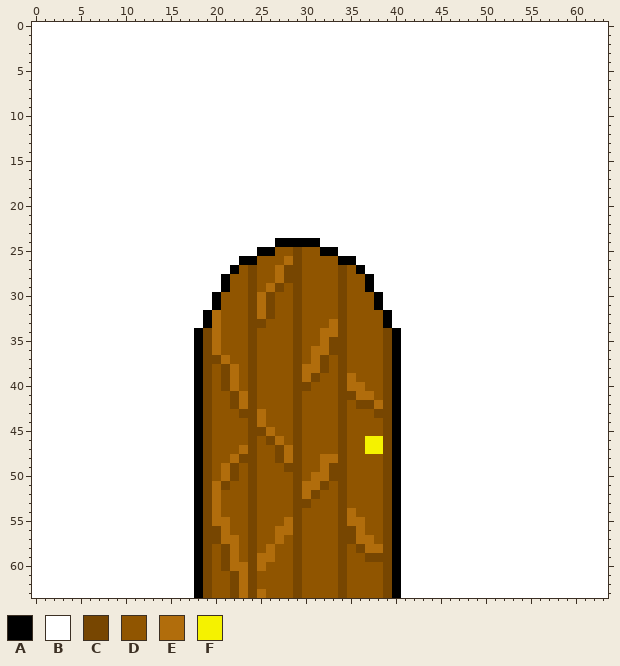
Two states of a pixel-art sprite, Texture/Niveaux 1/Porte.png. Above: the version before the commit.
The file is 64x64 pixels.
Palette (. is transparent): A #000000  B #ffffff  C #774601  D #905500  E #b16d0c  F #f5f200
The same view after the edit:
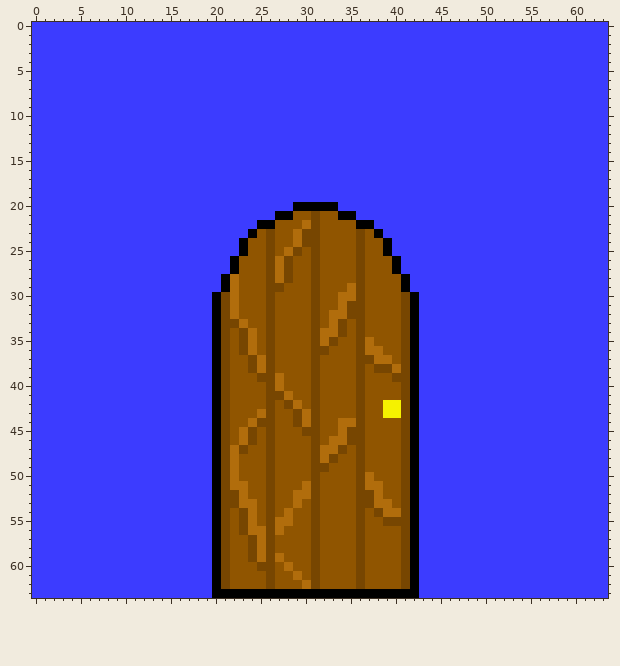
From old to new:
colour B: #ffffff -> #3c3cff
Changed rows in their new state; - is a pixel that keeps its letter.
first column x 18:
20 -----------AAAAA---------
21 ---------AADDCDDAA-------
22 -------AADDDECDDDDAA-----
23 ------ADCDDECCDDDDCDA----
24 -----ADDCDDECCDDDDCDDA---
25 -----ADDC-E--CDDDDCDDA---
26 ----ADD-CECD-C--DDCDDDA--
27 ------D-C--D-C--D-CDDDA--
28 ----E-D-C--D-C--D-CDDDDA-
29 ----E-D-C--D-C--DECDDDDA-
30 ---CE-DD---D-C--EEC-DDDCA
31 ---CE-DD---D-C--ECC-DDDCA
32 -BACE-DD---D-C-EECC--DDCA
33 -BACCEDDC--D-C----C--DDCA
34 BBAC-CE-C--D-C----C--DDCA
35 BBAC-CE-C--D-C--D-CE-DDCA
36 BBAC-CE-C--D-CCDD-CEEDDCA
37 BBAC---EC--D-CD-D-CCEEDCA
38 BBA-D--EC--DDCD-D-C-C-ECA
39 BBA-D-DCCE-DD---DDC--DCCA
40 BBA-D-D-CE-DDC--DDC--DDCA
41 BBACDDD-CCED-C--DDCD-DDCA
42 BBACDDD-C-CE-C--D--DDFFCA
43 BBAC-DD-C---EC--D-C-DFFCA
44 BBAC--ECC---EC--EEC--DDCA
45 BBAC-E-DC--DCC--ECC--DDCA
46 BBAC-E---D-D-C-EECCDDDDCA
47 BBACECD-CDDD-CEE--CDDDDCA
48 BBAC-DD-CDDD-C-CD-C--DDCA
49 BBACE-D-C-DD-CCDD-C--DDCA
50 BBACE-D-C--D-CDDD-CE-DDCA
51 BBA-EED-C--D-CD-D-CEEDDCA
52 BBACCED-C--E----D-CCEDDCA
53 BBACCEE-C--EDC--D-CCEEDCA
54 BBAC-CE-C-ED-C--DDC-CEECA
55 BBAC-CE-CE-D-C--DDC---CCA
56 BBAC-CEEC-DD-C--DDC--DDCA
57 BBACD--ECD-D-C--DDCD-DDCA
58 BBA-D--EC--D-C--D--DDDDCA
59 BBA-D---CE-D-C--D-CDDDDCA
60 BBA-DDDCC-ED-C--D-C--DDCA
61 BBACDDD-C--E-C--D-C--DDCA
62 BBACDDD-C--DEC--D-C--DDCA
63 BBAAAAAAAAAAAAAAAAAAAA-AA
Pixel boxes of the changes (left, top, right, bottom) in both pictures:
changed: (32, 22, 608, 598)
